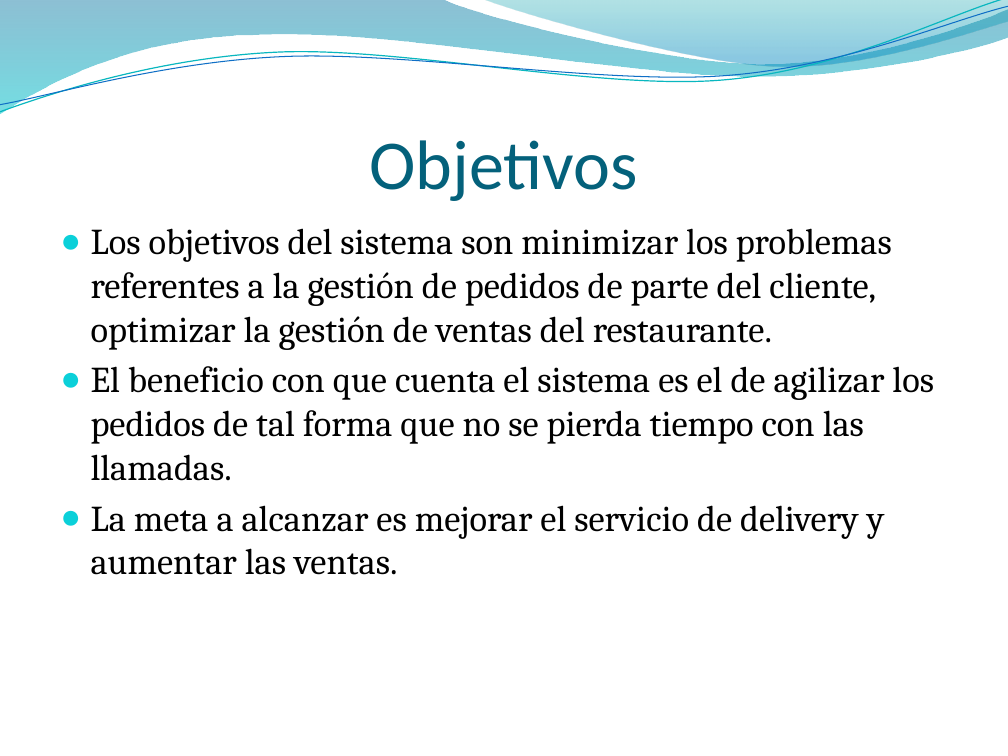
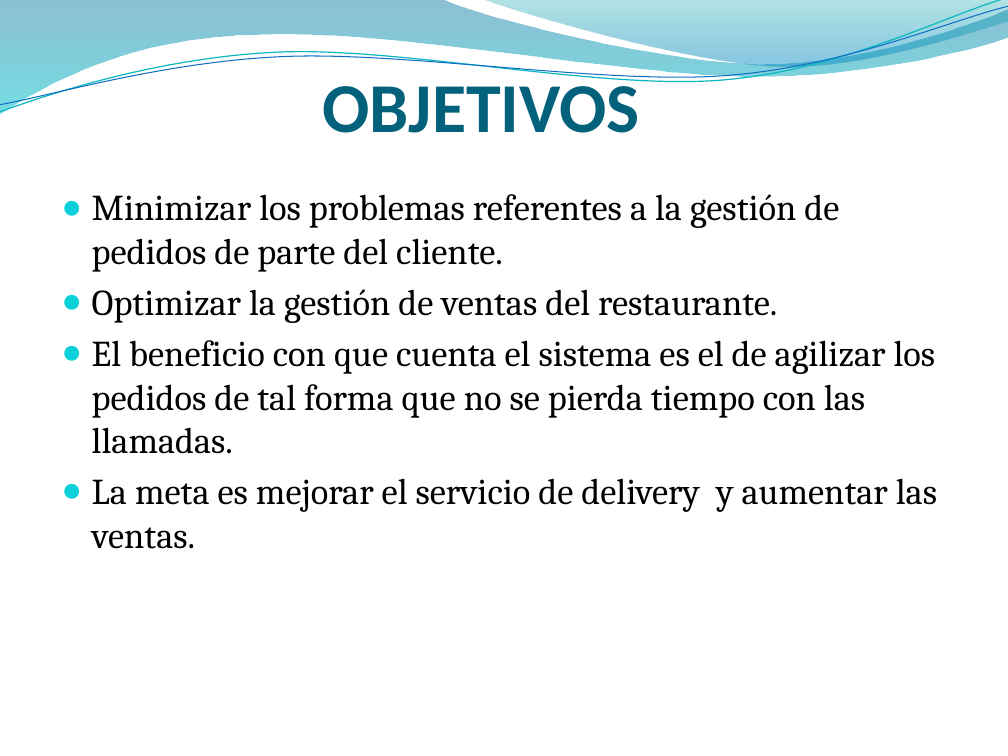
Before and after one commit to francben/proyectoDeliberyApp, a slide deck: slide 2 of Para Presentacion final.pptx. Drawn at 1008x756 pixels with LibreOffice and Linux fonts; fonts in the diff are those of the drawing; background and template pictures are left out. Boxes give left, top, right and bottom in pixels: in the first picture for what was removed or moved away, otherwise in the second. Text is boxed around its words. In the diff, an @@ line names an element or a change of style, - is before the commit and + after.

```diff
--- a/Para Presentacion final.pptx
+++ b/Para Presentacion final.pptx
@@ title at (322, 74, 639, 133): text changed; bold on @@
-Objetivos
+OBJETIVOS
@@ text "Minimizar los problemas referentes a ...": place and size @@
-text "Minimizar los problemas referentes a ..." at (91, 228, 934, 575)
+text "Minimizar los problemas referentes a ..." at (92, 194, 937, 549)
@@ text at (92, 194, 839, 323): text changed @@
-● Los objetivos del sistema son minimizar los problemas referentes a la gestión de pedidos de parte del cliente, optimizar la gestión de ventas del restaurante.
+● Minimizar los problemas referentes a la gestión de pedidos de parte del cliente.
+● Optimizar la gestión de ventas del restaurante.
@@ text at (92, 478, 937, 549): text changed @@
-● La meta a alcanzar es mejorar el servicio de delivery y aumentar las ventas.
+● La meta es mejorar el servicio de delivery y aumentar las ventas.
```
Also in this commit, not shown: 20 other slides changed, 13 slides added, 13 slides removed.
